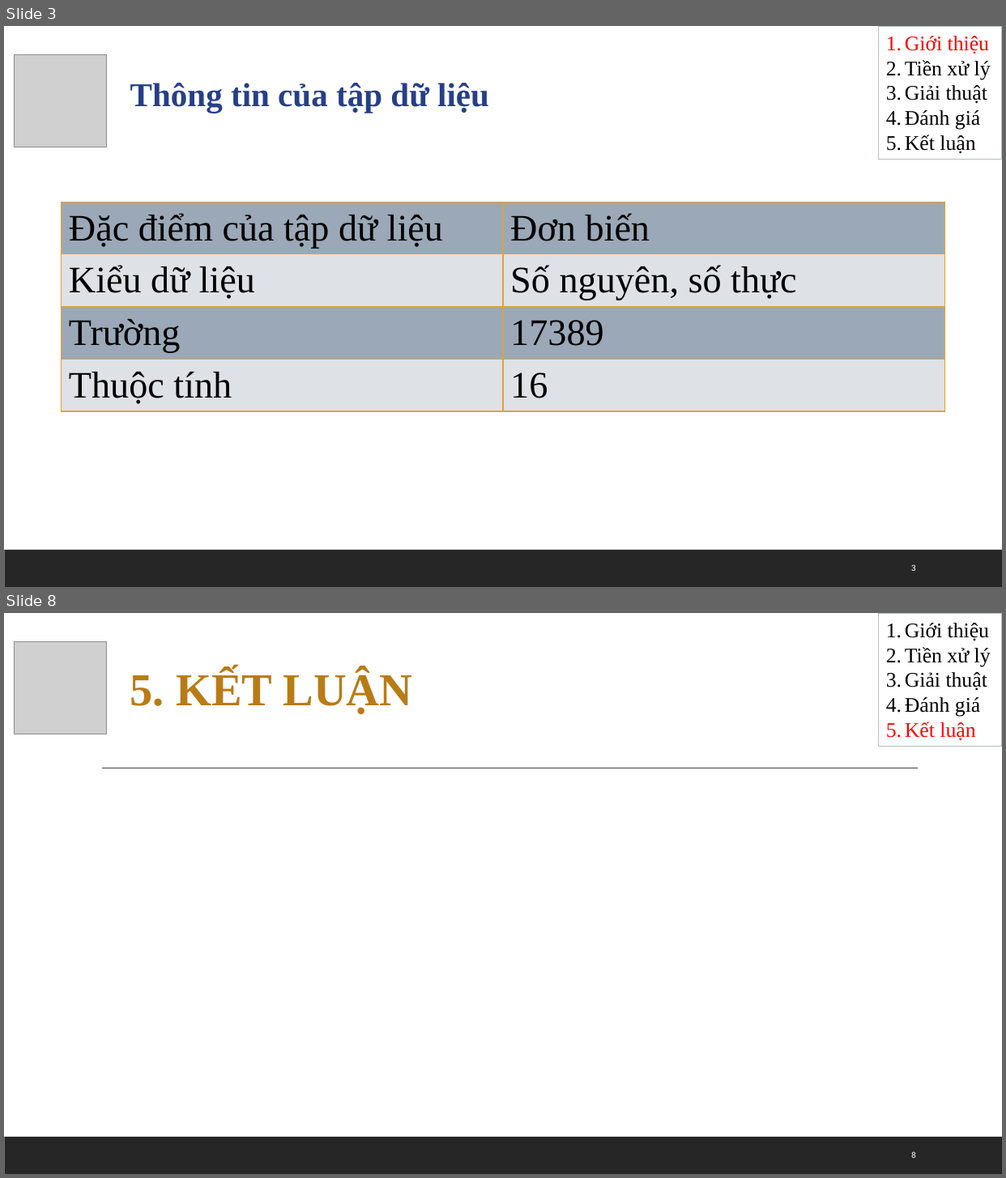
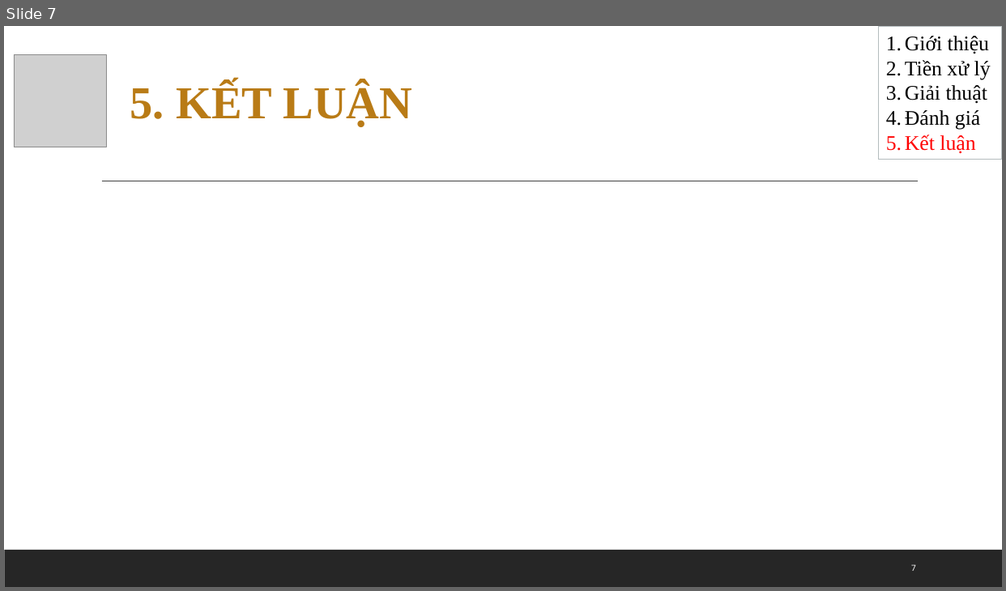
Before and after one commit to yllaw99/bike-sharing-predication-VN, a slide deck: btn-baocao.pptx. Shown one above the other, each under a label of ours: slides 3 and 8 before the commit, slide 7 after it; the slides between them are not shown. The pictures are 1006x1178 and 1006x591 pixels, drawn with LibreOffice and Linux fonts; fonts in the diff are those of the drawing; grey boxes stand for pictures. Boxes give left, top, right and bottom in pixels: in the first picture for what was removed or moved away, otherwise in the second. Text is boxed around its words. In the diff, an @@ line names an element or a change of style, - is before the commit and + after.

```diff
--- a/btn-baocao.pptx
+++ b/btn-baocao.pptx
@@ slide 3 removed at (4, 26, 1002, 587), background #FFFFFF; not listed: 1 template element that a slide beside it also shows @@
@@ rectangle removed at (879, 26, 1002, 160) @@
-1. Giới thiệu
-2. Tiền xử lý
-3. Giải thuật
-4. Đánh giá
-5. Kết luận
@@ picture removed at (14, 54, 106, 147) @@
@@ text removed at (130, 83, 489, 113) @@
-Thông tin của tập dữ liệu
@@ table removed at (62, 202, 945, 412), 4 rows, 2 columns @@
-Đặc điểm của tập dữ liệu | Đơn biến
-Kiểu dữ liệu | Số nguyên, số thực
-Trường | 17389
-Thuộc tính | 16
@@ page number removed at (911, 565, 916, 571) @@
-3
@@ what was slide 8 is now slide 7 @@
@@ page number at (911, 565, 916, 571): text changed @@
-8
+7
```
Also in this commit, not shown: 5 slides changed, 2 slides added, 1 other slide removed.
